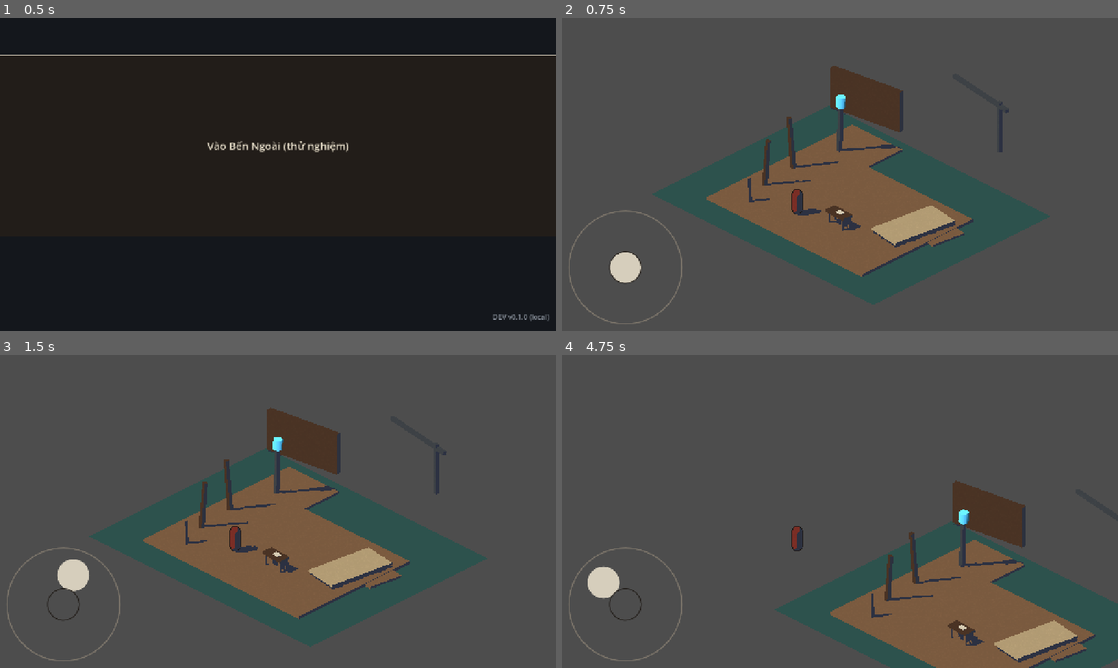
Above: before the commit, frames 1-4 (two rows, left to right).
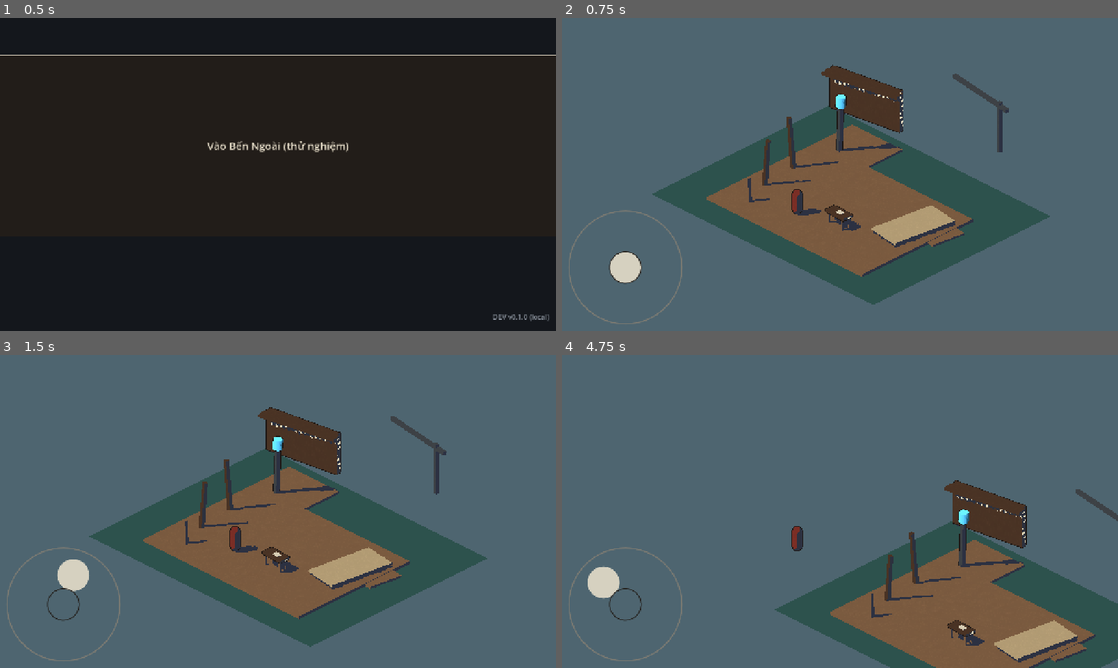
Above: after the commit, the same moments.

Repository: hieuphung41/game-shit
Game: Godot game, scene res://src/boot/boot.tscn
The game is run twice, just before and just after one commit, with the same random seed, the same clock (stepped at 60 frames per second) and the same inputs.
Inputs (mouse positions are in pixels of both pictures, inside the frame that each line leads up to):
- Up to frame 1 (0.5 s): no input
- Up to frame 2 (0.75 s): click "Vào Bến Ngoài (thử nghiệm)" at 0.5 s
- Up to frame 3 (1.5 s): tap Enter at 1.25 s; drag from (61, 605) to (333, 442) at 1.27 s
- Up to frame 4 (4.75 s): drag from (728, 527) to (812, 574) at 2.02 s; move the mouse to (895, 442) at 2.77 s; hold D (move_right) 2.78-3.5 s; drag from (812, 574) to (673, 464) at 3.52 s; move the mouse to (1006, 558) at 4.27 s; hold A (move_left) from 4.28 s (still down)

Frame 1 is identical in both runs. In frame 2, 75% of the frame differs, in the area x 0-100%, y 0-100%; in frame 3, 75%; in frame 4, 79%.

Commit message:
TASK-20261105-68: Chụp ảnh khu A cho review + art-director chấm greybox thật (không chỉ cảnh look-dev) (#10)
* WIP TASK-20261105-68 (blocked) — not reviewed

* TASK-20261105-68: Chụp ảnh khu A cho review + art-director chấm greybox thật (không chỉ cảnh look-dev)

Đã sửa WC-01/WC-02 cho Bến Ngoài bằng material override nội bộ và eave tạo dải bóng cho TaxWall.

Studio-Card: TASK-20261105-68
Studio-Agent: technical-artist

Diff:
--- /dev/null
+++ b/game/src/lookdev/zone_a_lookdev_capture.gd
@@ -0,0 +1,172 @@
+extends Node3D
+## Captures the playable Zone A scene only when invoked by the look-dev gate.
+
+const PHONE_WIDTH := 640
+const PHONE_HEIGHT := 360
+const PROBE_GROUP := &"zone_a_lookdev_probe"
+const PROBE_SURFACE_OFFSET := 0.04
+const TRIANGLE_EPSILON := 0.00001
+const RETRIEVER_SCENE := preload("res://src/player/retriever.tscn")
+const BACKGROUND_PROBE_PIXEL := Vector2(96.0, 96.0)
+
+@onready var camera: Camera3D = $CameraIsometric
+@onready var world_environment: WorldEnvironment = $WorldEnvironment
+
+
+func _ready() -> void:
+	# GL Compatibility needs the viewport clear colour set explicitly for a
+	# palette-correct PNG behind the orthographic world.
+	RenderingServer.set_default_clear_color(world_environment.environment.background_color)
+	for argument: String in OS.get_cmdline_user_args():
+		if argument.begins_with("--capture-zone-a="):
+			var retriever := RETRIEVER_SCENE.instantiate() as CharacterBody3D
+			add_child(retriever)
+			call_deferred("_capture", argument.trim_prefix("--capture-zone-a="))
+			return
+
+
+func _capture(capture_directory: String) -> void:
+	if DirAccess.make_dir_recursive_absolute(capture_directory) != OK:
+		push_error("Could not create Zone A capture directory: %s" % capture_directory)
+		get_tree().quit(1)
+		return
+	# The Retriever's _ready records its authored spawn-to-camera offset.  Wait
+	# for it and for the first shadow map before sampling the play camera.
+	await get_tree().process_frame
+	await get_tree().process_frame
+	RenderingServer.force_sync()
+	var game_image: Image = get_viewport().get_texture().get_image()
+	if game_image == null:
+		push_error("Zone A capture needs an active rendering viewport")
+		get_tree().quit(1)
+		return
+	var result := game_image.save_png(capture_directory.path_join("zone_a_game.png"))
+	if result == OK:
+		result = _write_projected_probe(game_image, capture_directory)
+	if result == OK:
+		result = _grayscale(game_image).save_png(capture_directory.path_join("zone_a_gray.png"))
+	if result == OK:
+		var phone_image: Image = game_image.duplicate()
+		phone_image.resize(PHONE_WIDTH, PHONE_HEIGHT, Image.INTERPOLATE_NEAREST)
+		result = phone_image.save_png(capture_directory.path_join("zone_a_phone.png"))
+	if result != OK:
+		push_error("Could not save Zone A capture(s): %s" % error_string(result))
+	get_tree().quit(0 if result == OK else 1)
+
+
+func _write_projected_probe(image: Image, capture_directory: String) -> Error:
+	var samples: Array[Dictionary] = []
+	for node: Node in get_tree().get_nodes_in_group(PROBE_GROUP):
+		var point := node as Marker3D
+		if point == null:
+			continue
+		if str(point.get_meta("role", "")) == "background":
+			# Keep this named 3D probe in a clear portion of the actual game frame.
+			# The position is calculated after the viewport has its capture resolution.
+			point.global_position = camera.project_position(BACKGROUND_PROBE_PIXEL, 30.0)
+		var screen := camera.unproject_position(point.global_position)
+		var projected := not camera.is_position_behind(point.global_position)
+		projected = projected and screen.x >= 1.0 and screen.x < image.get_width() - 1.0
+		projected = projected and screen.y >= 1.0 and screen.y < image.get_height() - 1.0
+		var visible_surface := _probe_surface_is_visible(camera, point) if projected else false
+		var valid := projected and visible_surface
+		var measured := Color.BLACK
+		if valid:
+			measured = _sample_pixel_cross(image, Vector2i(roundi(screen.x), roundi(screen.y)))
+		samples.append({
+			"name": point.name,
+			"role": str(point.get_meta("role", "unknown")),
+			"expected": _expected_probe_hex(point),
+			"tolerance": float(point.get_meta("tolerance", 0.0)),
+			"pixel": {"x": roundi(screen.x), "y": roundi(screen.y)},
+			"measured": "#%s" % measured.to_html(false).to_upper(),
+			"projected": projected,
+			"occluded": projected and not visible_surface,
+		})
+	var output := FileAccess.open(capture_directory.path_join("zone_a_probe-raw.json"), FileAccess.WRITE)
+	if output == null:
+		push_error("Could not write Zone A probe samples")
+		return ERR_CANT_CREATE
+	output.store_string(JSON.stringify({"camera": camera.name, "samples": samples}, "\t"))
+	output.close()
+	return OK
+
+
+func _expected_probe_hex(point: Marker3D) -> String:
+	var declared := str(point.get_meta("expected_hex", ""))
+	if not declared.is_empty():
+		return declared
+	var surface := get_node_or_null(NodePath(str(point.get_meta("surface_path", "")))) as MeshInstance3D
+	var material := surface.material_override as ShaderMaterial if surface != null else null
+	if material == null:
+		return ""
+	var shadow_colour := material.get_shader_parameter("shadow_indigo") as Color
+	return "#%s" % shadow_colour.to_html(false).to_upper()
+
+
+func _probe_surface_is_visible(view_camera: Camera3D, point: Marker3D) -> bool:
+	if str(point.get_meta("role", "")) == "background":
+		return true
+	var expected_path := NodePath(str(point.get_meta("surface_path", "")))
+	var expected_surface := get_node_or_null(expected_path) as MeshInstance3D
+	if expected_surface == null:
+		return false
+	var ray := point.global_position - view_camera.global_position
+	var ray_length := ray.length()
+	if ray_length <= TRIANGLE_EPSILON:
+		return false
+	var hit_surface := _first_mesh_on_camera_ray(view_camera.global_position, ray / ray_length, ray_length + PROBE_SURFACE_OFFSET)
+	return hit_surface == expected_surface
+
+
+func _first_mesh_on_camera_ray(origin: Vector3, direction: Vector3, maximum_distance: float) -> MeshInstance3D:
+	var closest_surface: MeshInstance3D = null
+	var closest_distance := maximum_distance
+	for node: Node in find_children("*", "MeshInstance3D", true, false):
+		var surface := node as MeshInstance3D
+		if surface == null or surface.mesh == null:
+			continue
+		var faces := surface.mesh.get_faces()
+		for index: int in range(0, faces.size(), 3):
+			var distance := _ray_triangle_distance(origin, direction, surface.global_transform * faces[index], surface.global_transform * faces[index + 1], surface.global_transform * faces[index + 2])
+			if distance >= 0.0 and distance < closest_distance:
+				closest_distance = distance
+				closest_surface = surface
+	return closest_surface
+
+
+func _ray_triangle_distance(origin: Vector3, direction: Vector3, first: Vector3, second: Vector3, third: Vector3) -> float:
+	var edge_a := second - first
+	var edge_b := third - first
+	var perpendicular := direction.cross(edge_b)
+	var determinant := edge_a.dot(perpendicular)
+	if absf(determinant) <= TRIANGLE_EPSILON:
+		return -1.0
+	var inverse_determinant := 1.0 / determinant
+	var from_first := origin - first
+	var u := from_first.dot(perpendicular) * inverse_determinant
+	if u < 0.0 or u > 1.0:
+		return -1.0
+	var cross_edge := from_first.cross(edge_a)
+	var v := direction.dot(cross_edge) * inverse_determinant
+	if v < 0.0 or u + v > 1.0:
+		return -1.0
+	var distance := edge_b.dot(cross_edge) * inverse_determinant
+	return distance if distance >= TRIANGLE_EPSILON else -1.0
+
+
+func _sample_pixel_cross(image: Image, center: Vector2i) -> Color:
+	var total := Color.BLACK
+	for offset: Vector2i in [Vector2i.ZERO, Vector2i.LEFT, Vector2i.RIGHT, Vector2i.UP, Vector2i.DOWN]:
+		total += image.get_pixelv(center + offset)
+	return total / 5.0
+
+
+func _grayscale(source: Image) -> Image:
+	var output: Image = source.duplicate()
+	for y: int in output.get_height():
+		for x: int in output.get_width():
+			var color := output.get_pixel(x, y)
+			var value := color.r * 0.2126 + color.g * 0.7152 + color.b * 0.0722
+			output.set_pixel(x, y, Color(value, value, value, color.a))
+	return output
--- a/game/src/world/zone_a_outer_pier.tscn
+++ b/game/src/world/zone_a_outer_pier.tscn
@@ -8,6 +8,60 @@
 [ext_resource type="Material" path="res://art/materials/env_iron.tres" id="6_iron"]
 [ext_resource type="Material" path="res://art/materials/signal_beacon.tres" id="7_beacon"]
 [ext_resource type="Material" path="res://art/materials/water_wet.tres" id="8_water"]
+[ext_resource type="Script" path="res://src/lookdev/zone_a_lookdev_capture.gd" id="9_lookdev_capture"]
+[ext_resource type="Shader" path="res://art/shaders/toon_matte.gdshader" id="10_toon"]
+[ext_resource type="Shader" path="res://art/shaders/ink_outline.gdshader" id="11_ink"]
+
+[sub_resource type="ShaderMaterial" id="InkPriority"]
+resource_name = "ink_outline_priority_055"
+shader = ExtResource("11_ink")
+shader_parameter/ink = Color(0.121569, 0.101961, 0.090196, 1)
+shader_parameter/outline_width = 0.055
+
+[sub_resource type="ShaderMaterial" id="InkLandmark"]
+resource_name = "ink_outline_landmark_045"
+shader = ExtResource("11_ink")
+shader_parameter/ink = Color(0.121569, 0.101961, 0.090196, 1)
+shader_parameter/outline_width = 0.045
+
+[sub_resource type="ShaderMaterial" id="WoodDarkHatchPriority"]
+resource_name = "toon_env_wood_dark_hatch_priority"
+next_pass = SubResource("InkPriority")
+shader = ExtResource("10_toon")
+shader_parameter/albedo_color = Color(0.290196, 0.203922, 0.14902, 1)
+shader_parameter/shadow_indigo = Color(0.172549, 0.192157, 0.258824, 1)
+shader_parameter/paper_grain_enabled = true
+shader_parameter/paper_grain_strength = 0.05
+shader_parameter/paper_fiber_scale = 8.0
+shader_parameter/paper_speckle_density = 4.0
+shader_parameter/hatch_enabled = true
+shader_parameter/hatch_density = 2.6
+shader_parameter/hatch_line_width = 0.22
+shader_parameter/hatch_strength = 0.9
+shader_parameter/hatch_gouge_colour = Color(0.92549, 0.890196, 0.811765, 1)
+
+[sub_resource type="ShaderMaterial" id="WoodBroadPrint"]
+resource_name = "toon_env_wood_broad_print"
+shader = ExtResource("10_toon")
+shader_parameter/albedo_color = Color(0.482353, 0.356863, 0.25098, 1)
+shader_parameter/shadow_indigo = Color(0.172549, 0.192157, 0.258824, 1)
+shader_parameter/paper_grain_enabled = true
+shader_parameter/paper_grain_strength = 0.05
+shader_parameter/paper_fiber_scale = 8.0
+shader_parameter/paper_speckle_density = 4.0
+shader_parameter/hatch_enabled = false
+
+[sub_resource type="ShaderMaterial" id="IronLandmark"]
+resource_name = "toon_env_iron_landmark"
+next_pass = SubResource("InkLandmark")
+shader = ExtResource("10_toon")
+shader_parameter/albedo_color = Color(0.243137, 0.258824, 0.27451, 1)
+shader_parameter/shadow_indigo = Color(0.172549, 0.192157, 0.258824, 1)
+shader_parameter/paper_grain_enabled = true
+shader_parameter/paper_grain_strength = 0.04
+shader_parameter/paper_fiber_scale = 14.0
+shader_parameter/paper_speckle_density = 7.0
+shader_parameter/hatch_enabled = false
 
 [sub_resource type="BoxMesh" id="DeckMesh"]
 size = Vector3(14, 0.18, 10)
@@ -54,10 +108,14 @@
 [sub_resource type="BoxMesh" id="WallMesh"]
 size = Vector3(5.5, 2.9, 0.4)
 
+[sub_resource type="BoxMesh" id="WallEaveMesh"]
+size = Vector3(5.78, 0.18, 0.72)
+
 [sub_resource type="PlaneMesh" id="WaterMesh"]
 size = Vector2(20, 16)
 
 [node name="ZoneAOuterPierGreyboxPlaceholder" type="Node3D"]
+script = ExtResource("9_lookdev_capture")
 metadata/greybox_status = "placeholder"
 metadata/zone = "zone_a_outer_pier"
 metadata/camera_contract = "Fixed orthographic Camera3D: pitch -30 degrees, yaw 45 degrees, size 20 m."
@@ -88,12 +146,12 @@
 
 [node name="PierDeck" type="MeshInstance3D" parent="."]
 mesh = SubResource("DeckMesh")
-material_override = ExtResource("2_wood")
+material_override = SubResource("WoodBroadPrint")
 
 [node name="ExtractPierA" type="MeshInstance3D" parent="."]
 position = Vector3(-4.75, 0, -5.1)
 mesh = SubResource("PierMesh")
-material_override = ExtResource("2_wood")
+material_override = SubResource("WoodBroadPrint")
 
 [node name="DispatchDesk" type="Node3D" parent="."]
 position = Vector3(1.45, 0, 1.55)
@@ -103,7 +161,7 @@
 [node name="DeskTop" type="MeshInstance3D" parent="DispatchDesk"]
 position = Vector3(0, 0.94, 0)
 mesh = SubResource("DeskTopMesh")
-material_override = ExtResource("3_wood_dark")
+material_override = SubResource("WoodDarkHatchPriority")
 
 [node name="LegFrontLeft" type="MeshInstance3D" parent="DispatchDesk"]
 position = Vector3(-0.68, 0.45, 0.28)
@@ -139,12 +197,13 @@
 [node name="BeaconStem" type="MeshInstance3D" parent="BeaconA"]
 position = Vector3(0, 1.8, 0)
 mesh = SubResource("PostMesh")
-material_override = ExtResource("6_iron")
+material_override = SubResource("IronLandmark")
 
 [node name="BeaconLantern" type="MeshInstance3D" parent="BeaconA"]
 position = Vector3(0, 3.72, 0)
 mesh = SubResource("BeaconLanternMesh")
 material_override = ExtResource("7_beacon")
+material_overlay = SubResource("InkPriority")
 
 [node name="MooringPosts" type="Node3D" parent="."]
 metadata/greybox_role = "edge_readability_placeholder"
@@ -174,7 +233,7 @@
 
 [node name="WalkableDeck" type="MeshInstance3D" parent="RouteToB"]
 mesh = SubResource("RouteMesh")
-material_override = ExtResource("2_wood")
+material_override = SubResource("WoodBroadPrint")
 
 [node name="RopeGuide" type="MeshInstance3D" parent="RouteToB"]
 position = Vector3(0, 0.34, 1.0)
@@ -205,4 +264,29 @@
 
 [node name="TaxWall" type="MeshInstance3D" parent="SilhouetteE"]
 mesh = SubResource("WallMesh")
+material_override = SubResource("WoodDarkHatchPriority")
+
+[node name="TaxWallEave" type="MeshInstance3D" parent="SilhouetteE/TaxWall"]
+position = Vector3(0, 1.32, 0.48)
+rotation_degrees = Vector3(0, 2, 0)
+mesh = SubResource("WallEaveMesh")
 material_override = ExtResource("3_wood_dark")
+
+[node name="ProbeZoneABackground" type="Marker3D" parent="." groups=["zone_a_lookdev_probe"]]
+position = Vector3(-14.47, 7.75, 6.74)
+metadata/role = "background"
+metadata/expected_hex = "#4E6570"
+metadata/tolerance = 5.0
+
+[node name="ProbeZoneADeckLight" type="Marker3D" parent="." groups=["zone_a_lookdev_probe"]]
+position = Vector3(3.3, 0.095, 2.8)
+metadata/role = "lit_face"
+metadata/surface_path = "PierDeck"
+metadata/expected_hex = "#7B5B40"
+metadata/tolerance = 10.0
+
+[node name="ProbeZoneADeckShadow" type="Marker3D" parent="." groups=["zone_a_lookdev_probe"]]
+position = Vector3(-4.58, 0.095, -3.6)
+metadata/role = "shadow"
+metadata/surface_path = "ExtractPierA"
+metadata/tolerance = 12.0
--- a/game/tests/unit/test_world_zone_a_outer_pier.gd
+++ b/game/tests/unit/test_world_zone_a_outer_pier.gd
@@ -1,6 +1,7 @@
 extends RefCounted
 
 const SCENE_PATH := "res://src/world/zone_a_outer_pier.tscn"
+const ZONE_A_PROBE_GROUP := &"zone_a_lookdev_probe"
 
 
 func test_zone_a_outer_pier_loads_with_fixed_isometric_camera(t) -> bool:
@@ -42,7 +43,83 @@
 		if backdrop != null:
 			t.eq(backdrop.get_meta("greybox_role"), "non_interactive_backdrop", "%s is explicitly non-interactive" % node_path)
 	t.eq(world.find_children("*", "CollisionObject3D", true, false).size(), 0, "Greybox A adds no interactive collision objects")
-	t.eq(world.find_children("*", "Marker3D", true, false).size(), 0, "Greybox A adds no objective or interaction markers")
+	for marker: Node in world.find_children("*", "Marker3D", true, false):
+		t.ok(marker.is_in_group(ZONE_A_PROBE_GROUP), "Zone A Marker3D is capture-only, never an objective or interaction marker")
 	world.queue_free()
 	await t.tree.process_frame
 	return true
+
+
+func test_zone_a_lookdev_capture_uses_the_game_camera_and_visible_prt_probes(t) -> bool:
+	var scene := load(SCENE_PATH) as PackedScene
+	if not t.ok(scene != null, "Zone A scene loads for look-dev capture checks"):
+		return true
+	var world := scene.instantiate() as Node3D
+	t.tree.root.add_child(world)
+	await t.tree.process_frame
+	var camera := world.get_node_or_null("CameraIsometric") as Camera3D
+	t.ok(camera != null and camera.current, "Zone A capture uses the current gameplay camera")
+	var names := ["ProbeZoneABackground", "ProbeZoneADeckLight", "ProbeZoneADeckShadow"]
+	t.eq(t.tree.get_nodes_in_group(ZONE_A_PROBE_GROUP).size(), names.size(), "Zone A has only its named colour probes")
+	for probe_name: String in names:
+		var probe := world.get_node_or_null(probe_name) as Marker3D
+		if not t.ok(probe != null, "%s exists for Zone A PRT-01" % probe_name):
+			continue
+		t.ok(probe.is_in_group(ZONE_A_PROBE_GROUP), "%s is isolated from look-dev probes" % probe_name)
+		if camera != null:
+			t.ok(bool(world.call("_probe_surface_is_visible", camera, probe)), "%s is not hidden by a nearer mesh" % probe_name)
+	var background_probe := world.get_node_or_null("ProbeZoneABackground") as Marker3D
+	if background_probe != null:
+		t.eq(background_probe.get_meta("expected_hex"), "#4E6570", "Zone A background probe locks sea_bluegrey")
+	var shadow_probe := world.get_node_or_null("ProbeZoneADeckShadow") as Marker3D
+	if shadow_probe != null:
+		t.eq(shadow_probe.get_meta("surface_path"), "ExtractPierA", "Zone A shadow probe samples the visible extract floor")
+	var capture_script := load("res://src/lookdev/zone_a_lookdev_capture.gd") as Script
+	if capture_script != null:
+		t.ok("zone_a_game.png" in capture_script.source_code, "Zone A capture writes the full gameplay frame")
+		t.ok("zone_a_phone.png" in capture_script.source_code, "Zone A capture writes the phone frame")
+		t.ok("_first_mesh_on_camera_ray" in capture_script.source_code, "Zone A probes ray-check their intended visible mesh")
+	world.queue_free()
+	await t.tree.process_frame
+	return true
+
+
+func test_zone_a_priority_fixtures_keep_phone_readable_ink_and_sparse_gouges(t) -> bool:
+	var scene := load(SCENE_PATH) as PackedScene
+	if not t.ok(scene != null, "Zone A scene loads for woodcut readability checks"):
+		return true
+	var world := scene.instantiate() as Node3D
+	t.tree.root.add_child(world)
+	await t.tree.process_frame
+	var desk := world.get_node_or_null("DispatchDesk/DeskTop") as MeshInstance3D
+	var desk_material := desk.material_override as ShaderMaterial if desk != null else null
+	var deck := world.get_node_or_null("PierDeck") as MeshInstance3D
+	var deck_material := deck.material_override as ShaderMaterial if deck != null else null
+	t.ok(deck_material != null, "The broad pier deck uses a printed world material")
+	if deck_material != null:
+		t.eq(deck_material.get_shader_parameter("paper_grain_enabled"), true, "Pier deck keeps world-space paper grain")
+		t.eq(deck_material.get_shader_parameter("paper_grain_strength"), 0.05, "Pier deck visibly modulates its broad lit face by five percent")
+		t.eq(deck_material.get_shader_parameter("paper_fiber_scale"), 8.0, "Pier deck uses broad fibres readable at game scale")
+	t.ok(desk_material != null, "Dispatch desk uses the matte toon material")
+	if desk_material != null:
+		t.eq(desk_material.get_shader_parameter("paper_grain_enabled"), true, "Dispatch desk keeps world-space paper grain")
+		t.eq(desk_material.get_shader_parameter("paper_grain_strength"), 0.05, "Dispatch desk keeps the five percent printed modulation")
+		t.eq(desk_material.get_shader_parameter("hatch_enabled"), true, "Dispatch desk carries sparse shadow gouges")
+		t.eq(desk_material.get_shader_parameter("hatch_density"), 2.6, "Dispatch desk gouges remain spaced for a phone frame")
+		t.ok(desk_material.next_pass is ShaderMaterial, "Dispatch desk uses the priority ink outline")
+	var tax_wall := world.get_node_or_null("SilhouetteE/TaxWall") as MeshInstance3D
+	var tax_wall_material := tax_wall.material_override as ShaderMaterial if tax_wall != null else null
+	t.ok(tax_wall_material != null, "Tax wall uses the shadow-gouge material")
+	if tax_wall_material != null:
+		t.eq(tax_wall_material.get_shader_parameter("paper_grain_strength"), 0.05, "Tax wall preserves visible paper grain")
+		t.eq(tax_wall_material.get_shader_parameter("hatch_enabled"), true, "Tax wall restricts pale gouges to its indigo shadow")
+		var gouge_colour := tax_wall_material.get_shader_parameter("hatch_gouge_colour") as Color
+		t.eq(gouge_colour.to_html(false).to_upper(), "ECE3CF", "Tax wall gouges lift only the dark shadow band with paper colour")
+	t.ok(world.get_node_or_null("SilhouetteE/TaxWall/TaxWallEave") is MeshInstance3D, "Tax wall eave casts the broad shadow band for gouges")
+	var beacon_stem := world.get_node_or_null("BeaconA/BeaconStem") as MeshInstance3D
+	var beacon_lantern := world.get_node_or_null("BeaconA/BeaconLantern") as MeshInstance3D
+	t.ok(beacon_stem != null and beacon_stem.material_override is ShaderMaterial, "Beacon stem uses matte inked world material")
+	t.ok(beacon_lantern != null and beacon_lantern.material_overlay is ShaderMaterial, "Beacon signal keeps its priority ink silhouette")
+	world.queue_free()
+	await t.tree.process_frame
+	return true
Not shown, added: game/src/lookdev/zone_a_lookdev_capture.gd.uid
Not shown: 1 places in game/src/world/zone_a_outer_pier.tscn that only renumber resources
Not shown, changed: docs/art/lookdev.md
Not shown, changed: tools/lookdev_capture.sh
